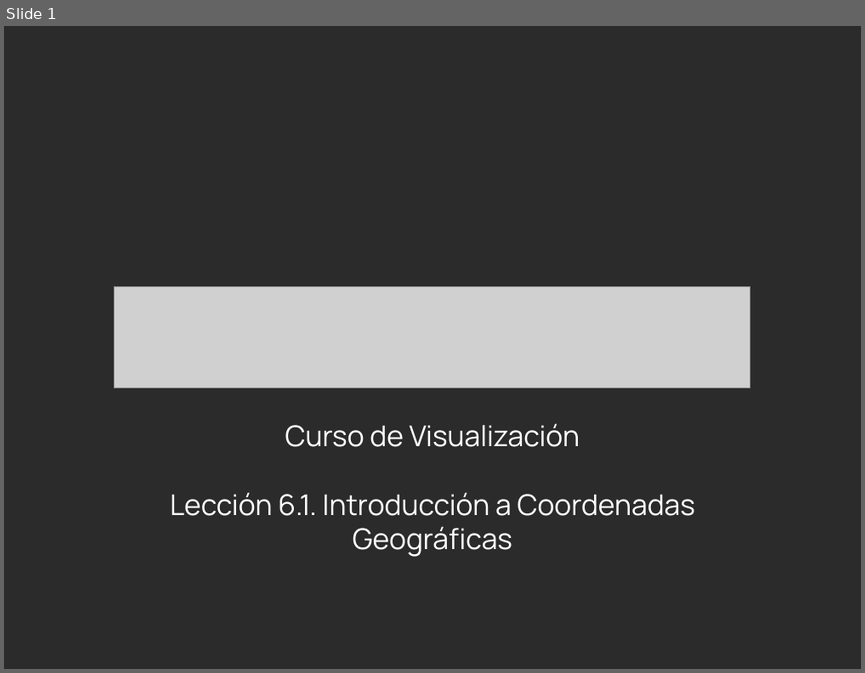
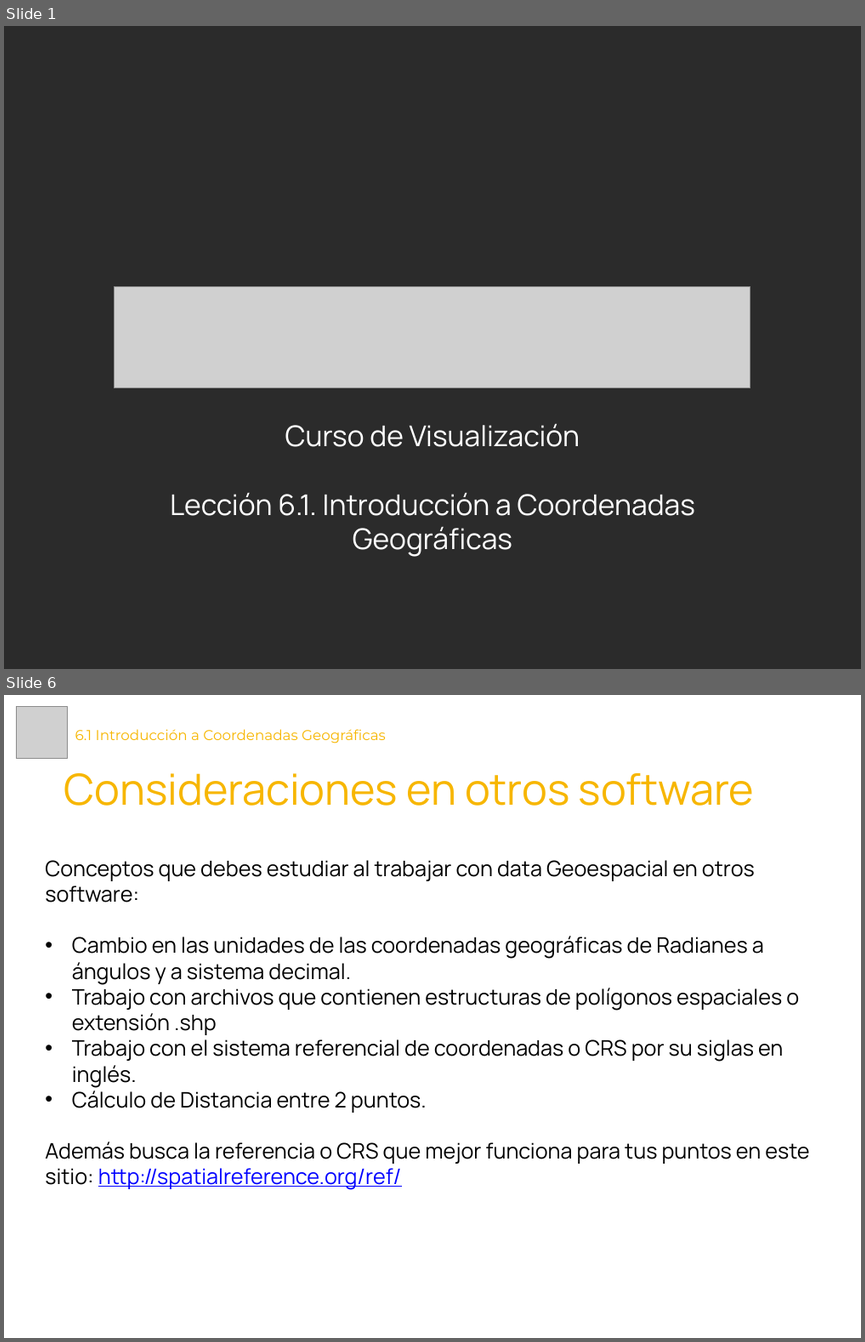
Before and after one commit to Laboratoria/curriculum, a slide deck: 18-data-visualization/Contenido Semana 3/6.1. Presentación - Introducción a Coordenadas Geográficas.pptx. Shown one above the other, each under a label of ours: slide 1 before the commit, slides 1 and 6 after it; the slides between them are not shown. The pictures are 865x673 and 865x1342 pixels, drawn with LibreOffice and Linux fonts; fonts in the diff are those of the drawing; grey boxes stand for pictures; background and template pictures are left out; a plain dark background stands for a picture behind light text. Boxes give left, top, right and bottom in pixels: in the first picture for what was removed or moved away, otherwise in the second. Text is boxed around its words. In the diff, an @@ line names an element or a change of style, - is before the commit and + after.

```diff
--- a/18-data-visualization/Contenido Semana 3/6.1. Presentación - Introducción a Coordenadas Geográficas.pptx
+++ b/18-data-visualization/Contenido Semana 3/6.1. Presentación - Introducción a Coordenadas Geográficas.pptx
@@ slide 6 added at (4, 695, 861, 1338), background #FFFFFF @@
@@ picture added at (16, 707, 68, 759) @@
@@ title added at (75, 729, 386, 743), 12 pt, text #F7B600 @@
+6.1 Introducción a Coordenadas Geográficas
@@ text added at (64, 773, 754, 805), 36 pt, text #F7B600 @@
+Consideraciones en otros software
@@ text added at (45, 860, 809, 1190), 18 pt, text #000000 @@
+Conceptos que debes estudiar al trabajar con data Geoespacial en otros software:
+• Cambio en las unidades de las coordenadas geográficas de Radianes a ángulos y a sistema decimal.
+• Trabajo con archivos que contienen estructuras de polígonos espaciales o extensión .shp
+• Trabajo con el sistema referencial de coordenadas o CRS por su siglas en inglés.
+• Cálculo de Distancia entre 2 puntos.
+Además busca la referencia o CRS que mejor funciona para tus puntos en este sitio: http://spatialreference.org/ref/
```
Also in this commit, not shown: 1 slide changed, 3 other slides added, 16 other files.
